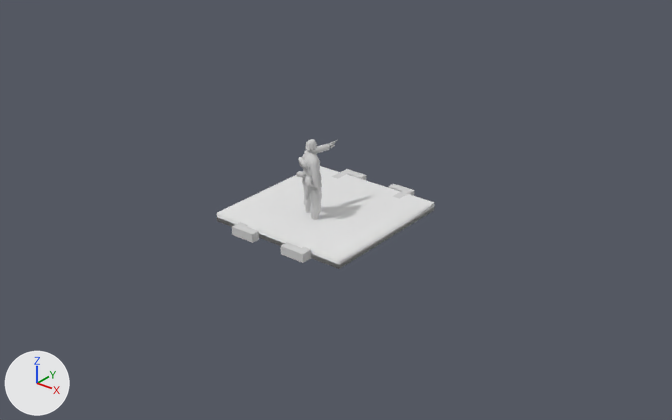
The Blender file cf_terrains.blend as it was, and as the next commit left it.
Rendered twice from a camera (50 mm lens) standing at (11.92, -14.57, 9.25) and looking at (0.44, -0.23, 0.36). The lights are fixed; the arrows at lower left show +X, +Y and +Z. The same objects are shown in both versions, whatever each file hides.

The first picture shows 'base', 'gpl', 'i_frame_Cube.001'.
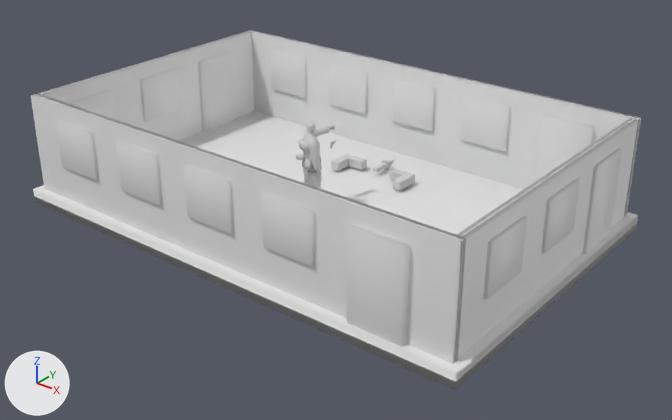
The change, as a diff of the scene's bpy script:
```diff
--- a/cf_terrains.blend.py
+++ b/cf_terrains.blend.py
@@ ob_gpl @@
 ob_gpl = bpy.data.objects.new('gpl', me_gpl)
-ob_gpl.location = (0.0, 0.0, 0.0)
+ob_gpl.location = (0.0, 0.0, 0.4)
 ob_gpl.rotation_euler = (1.571, 0.0, 0.0)  # degrees (90, 0, 0)
@@ ob_i_frame_cube_001 @@
 ob_i_frame_cube_001.matrix_parent_inverse = Matrix(((1.0, 0.0, 0.0, 0.0), (0.0, 0.0, 1.0, 0.0), (0.0, -1.0, 0.0, 0.0), (0.0, 0.0, 0.0, 1.0)))
-ob_i_frame_cube_001.location = (0.0, 0.0, 0.0)
+ob_i_frame_cube_001.location = (0.0, 0.0, 0.4)
 ob_i_frame_cube_001.rotation_euler = (1.571, 0.0, 0.0)  # degrees (90, 0, 0)
@@ ob_base @@
 ob_base.location = (0.0, 0.0, 0.0)
-ob_base.scale = (1.73, 1.73, 0.1)
+ob_base.scale = (5.69, 3.69, 0.173)
@@ ob_base_009 @@
+ob_base_009 = bpy.data.objects.new('base.009', me_cube_013)  # a box spanning x -1.0..1.0, y -1.0..1.0, z 0.27..1.73; modifiers MIRROR
+ob_base_009.location = (5.42, 1.93, 0.0)
+ob_base_009.rotation_euler = (0.0, 0.0, 1.571)  # degrees (0, 0, 90)
+ob_base_009.scale = (0.59, 0.153, 1.29)
@@ ob_base_010 @@
+ob_base_010 = bpy.data.objects.new('base.010', me_cube_013.copy())  # modifiers MIRROR
+ob_base_010.location = (5.42, 0.0, 0.98)
+ob_base_010.rotation_euler = (0.0, 0.0, 1.571)  # degrees (0, 0, 90)
+ob_base_010.scale = (0.59, 0.156, 0.731)
@@ ob_base_006 @@
+ob_base_006 = bpy.data.objects.new('base.006', me_cube_005.copy())  # the mesh of ob_base; modifiers MIRROR
+ob_base_006.location = (5.42, 0.0, 0.0)
+ob_base_006.scale = (0.0863, 3.34, 1.29)
@@ ob_base_011 @@
+ob_base_011 = bpy.data.objects.new('base.011', me_cube_013.copy())  # modifiers MIRROR
+ob_base_011.location = (5.42, -2.04, 0.98)
+ob_base_011.rotation_euler = (0.0, 0.0, 1.571)  # degrees (0, 0, 90)
+ob_base_011.scale = (0.59, 0.156, 0.731)
@@ ob_base_005 @@
+ob_base_005 = bpy.data.objects.new('base.005', me_cube_005.copy())  # the mesh of ob_base; modifiers MIRROR
+ob_base_005.location = (0.0, -3.43, 0.0)
+ob_base_005.scale = (5.51, 0.0863, 1.29)
@@ ob_base_004 @@
+ob_base_004 = bpy.data.objects.new('base.004', me_cube_013.copy())  # modifiers MIRROR
+ob_base_004.location = (0.0, -3.43, 0.98)
+ob_base_004.rotation_euler = (0.0, 0.0, 3.142)  # degrees (0, 0, 180)
+ob_base_004.scale = (0.59, 0.156, 0.731)
@@ ob_base_007 @@
+ob_base_007 = bpy.data.objects.new('base.007', me_cube_013.copy())  # modifiers MIRROR
+ob_base_007.location = (-4.0, -3.43, 0.98)
+ob_base_007.rotation_euler = (0.0, 0.0, 3.142)  # degrees (0, 0, 180)
+ob_base_007.scale = (0.59, 0.156, 0.731)
@@ ob_base_013 @@
+ob_base_013 = bpy.data.objects.new('base.013', me_cube_013.copy())  # modifiers MIRROR
+ob_base_013.location = (-2.0, -3.43, 0.98)
+ob_base_013.rotation_euler = (0.0, 0.0, 3.142)  # degrees (0, 0, 180)
+ob_base_013.scale = (0.59, 0.156, 0.731)
@@ ob_base_012 @@
+ob_base_012 = bpy.data.objects.new('base.012', me_cube_013.copy())  # modifiers MIRROR
+ob_base_012.location = (2.0, -3.43, 0.98)
+ob_base_012.rotation_euler = (0.0, 0.0, 3.142)  # degrees (0, 0, 180)
+ob_base_012.scale = (0.59, 0.156, 0.731)
@@ ob_base_008 @@
+ob_base_008 = bpy.data.objects.new('base.008', me_cube_013.copy())  # modifiers MIRROR
+ob_base_008.location = (4.0, -3.43, 0.0)
+ob_base_008.scale = (0.59, 0.216, 1.29)
@@ ob_arrow_cube_001 @@
+ob_arrow_cube_001 = bpy.data.objects.new('arrow_Cube.001', me_arrow_cube_001)  # 25 vertices, 17 faces, 6 loose edges; spans x -0.1..0.1, y 0.0..0.2, z -2.6..-1.8; in mat_cf_pointer_001 (its picture is missing)
+ob_arrow_cube_001.location = (0.0, 0.0, 0.4)
+ob_arrow_cube_001.rotation_euler = (1.571, 0.0, 0.0)  # degrees (90, 0, 0)
```

Changed parts and their boxes [x1, y1, x2, y2] in the pictures (672 x 420 px):
'base.005', added: after [31, 30, 641, 363]
'base', rescaled (177% wider, 169% taller): before [217, 166, 435, 269]; after [33, 111, 638, 390]
'base.006', added: after [38, 31, 638, 358]
'base.008', added: after [346, 114, 594, 347]
'base.012', added: after [261, 95, 510, 266]
'base.009', added: after [198, 52, 623, 254]
'base.004', added: after [184, 79, 435, 234]
'base.013', added: after [116, 64, 367, 205]
'base.010', added: after [140, 69, 580, 254]
'base.007', added: after [56, 50, 306, 180]
'base.011', added: after [70, 89, 527, 299]
'i_frame_Cube.001', moved: before [232, 169, 414, 263]; after [331, 154, 415, 191]
'gpl', moved: before [296, 143, 335, 220]; after [296, 122, 335, 189]
'arrow_Cube.001', added: after [373, 160, 394, 173]
'gpl_h', moved (not visible afterwards): before [305, 139, 317, 150]
'gpl_p_jpl_p', moved: [330, 140, 337, 148] in both
